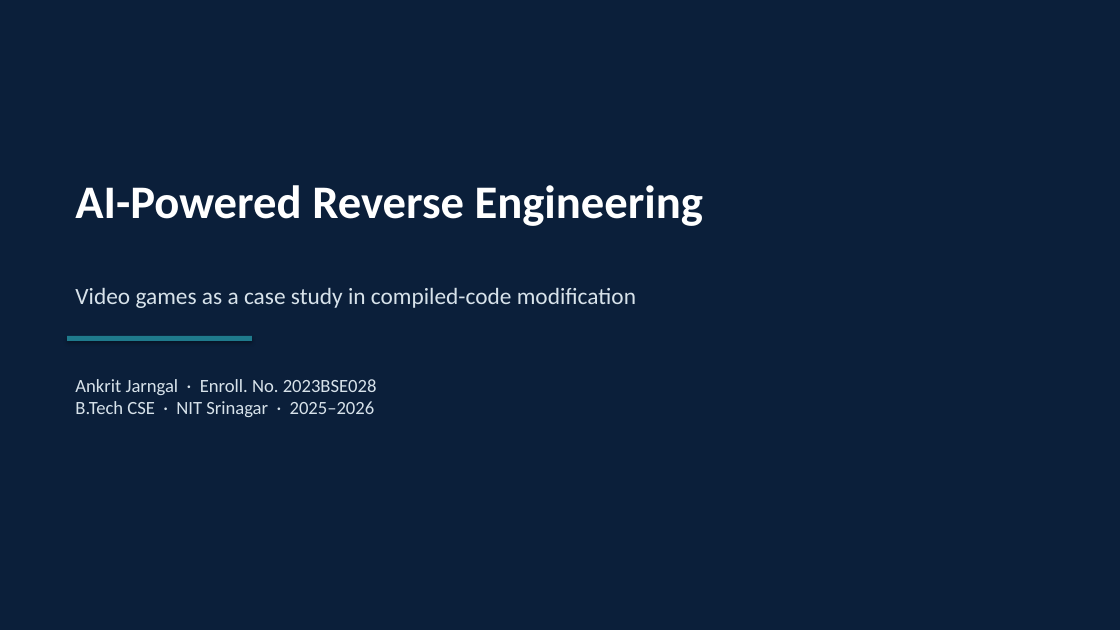
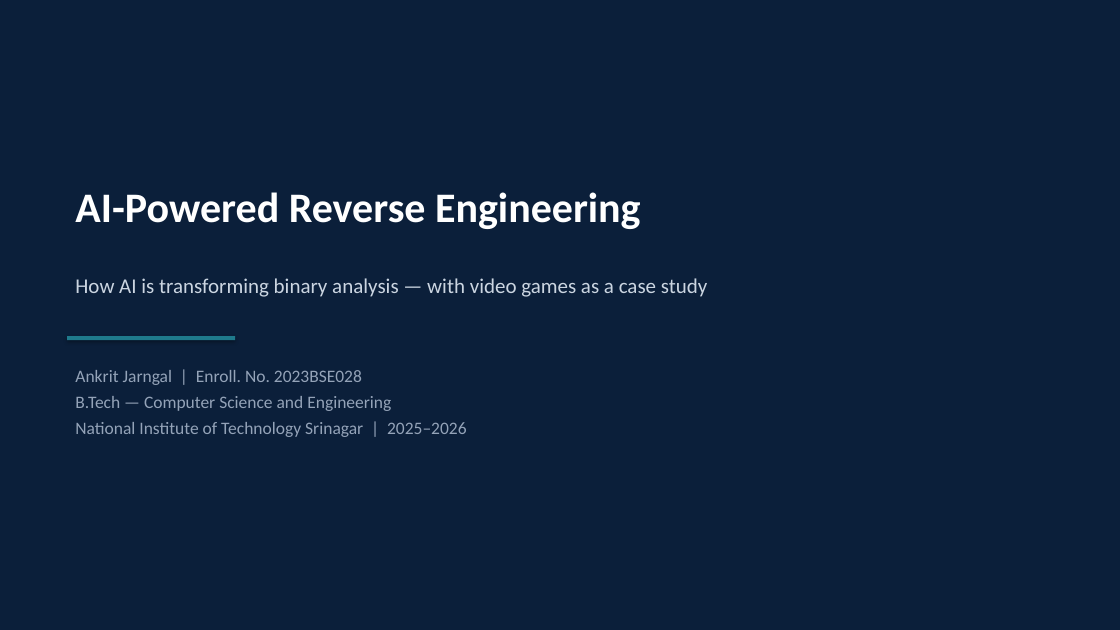
Before and after one commit to Ankritjarngal/coding-platform-assignment, a slide deck: slide 1 of seminar/Ankrit_Jarngal_2023BSE028_Seminar_PPT.pptx. Drawn at 1120x630 pixels with LibreOffice and Linux fonts; fonts in the diff are those of the drawing. Boxes give left, top, right and bottom in pixels: in the first picture for what was removed or moved away, otherwise in the second. Text is boxed around its words. In the diff, an @@ line names an element or a change of style, - is before the commit and + after.

```diff
--- a/seminar/Ankrit_Jarngal_2023BSE028_Seminar_PPT.pptx
+++ b/seminar/Ankrit_Jarngal_2023BSE028_Seminar_PPT.pptx
@@ text "AI-Powered Reverse Engineering" moved from (x1=75, y1=185, x2=703, y2=226) to (x1=75, y1=192, x2=641, y2=229) @@
@@ text "AI-Powered Reverse Engineering" at (x1=75, y1=192, x2=641, y2=229): size 40 to 36 pt; more space between paragraphs @@
@@ text at (x1=75, y1=278, x2=708, y2=297): text changed; size 20 to 18 pt; text colour #D7E2EA to #CBD5E1 @@
-Video games as a case study in compiled-code modification
+How AI is transforming binary analysis — with video games as a case study
@@ rectangle resized from (x1=67, y1=336, x2=252, y2=341) to (x1=67, y1=336, x2=235, y2=340) @@
@@ text at (x1=75, y1=370, x2=467, y2=437): text changed; size 16 to 15 pt; text colour #D7E2EA to #94A3B8 @@
-Ankrit Jarngal · Enroll. No. 2023BSE028
-B.Tech CSE · NIT Srinagar · 2025–2026
+Ankrit Jarngal | Enroll. No. 2023BSE028
+B.Tech — Computer Science and Engineering
+National Institute of Technology Srinagar | 2025–2026
```
Also in this commit, not shown: 8 slides added, 13 slides removed, 14 other files.
